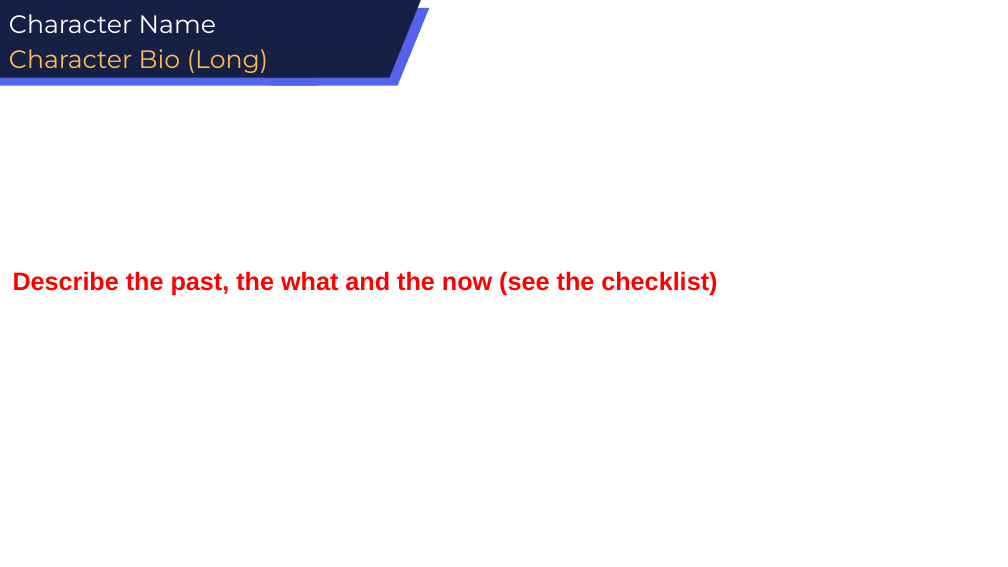
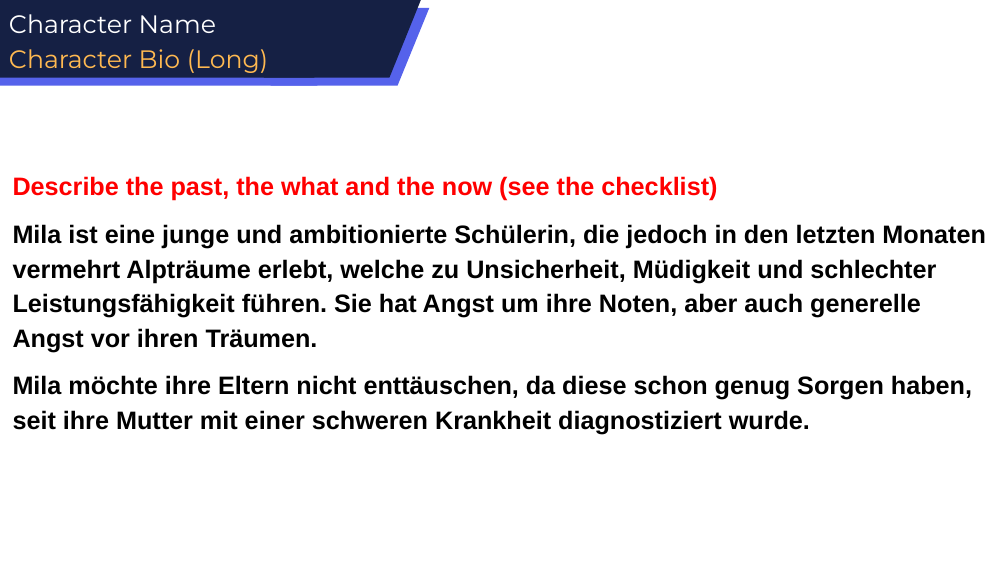
Before and after one commit to E1kari/Game-Jaaaam, a slide deck: slide 4 of Design Stuff/Narrativ/Kunden/1.1 MilaHaas.pptx. Drawn at 1008x567 pixels with LibreOffice and Linux fonts; fonts in the diff are those of the drawing. Boxes give left, top, right and bottom in pixels: in the first picture for what was removed or moved away, otherwise in the second. Text is boxed around its words. In the diff, an @@ line names an element or a change of style, - is before the commit and + after.

```diff
--- a/Design Stuff/Narrativ/Kunden/1.1 MilaHaas.pptx
+++ b/Design Stuff/Narrativ/Kunden/1.1 MilaHaas.pptx
@@ text at [13,224,985,435]: paragraphs added @@
+Mila ist eine junge und ambitionierte Schülerin, die jedoch in den letzten Monaten vermehrt Alpträume erlebt, welche zu Unsicherheit, Müdigkeit und schlechter Leistungsfähigkeit führen. Sie hat Angst um ihre Noten, aber auch generelle Angst vor ihren Träumen.
+Mila möchte ihre Eltern nicht enttäuschen, da diese schon genug Sorgen haben, seit ihre Mutter mit einer schweren Krankheit diagnostiziert wurde.
```
Also in this commit, not shown: 3 other slides changed, 3 slides removed, 2 other files.
